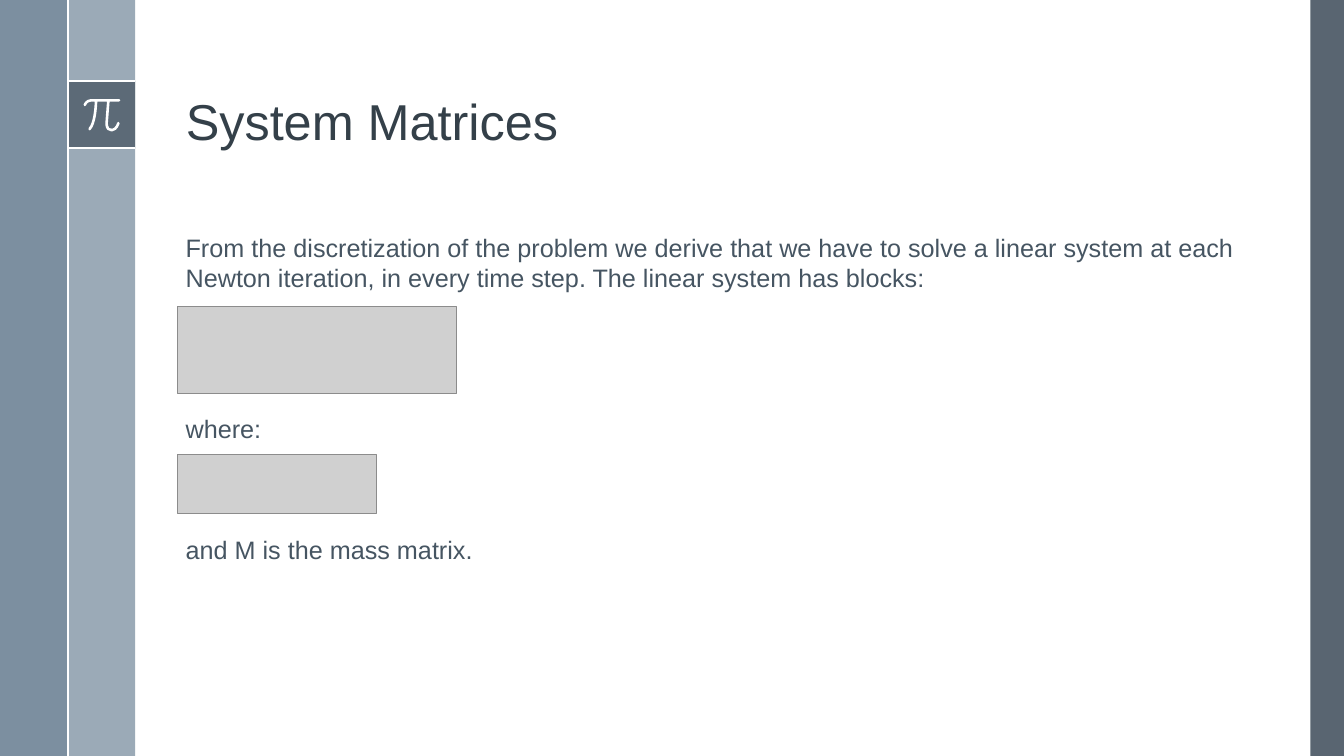
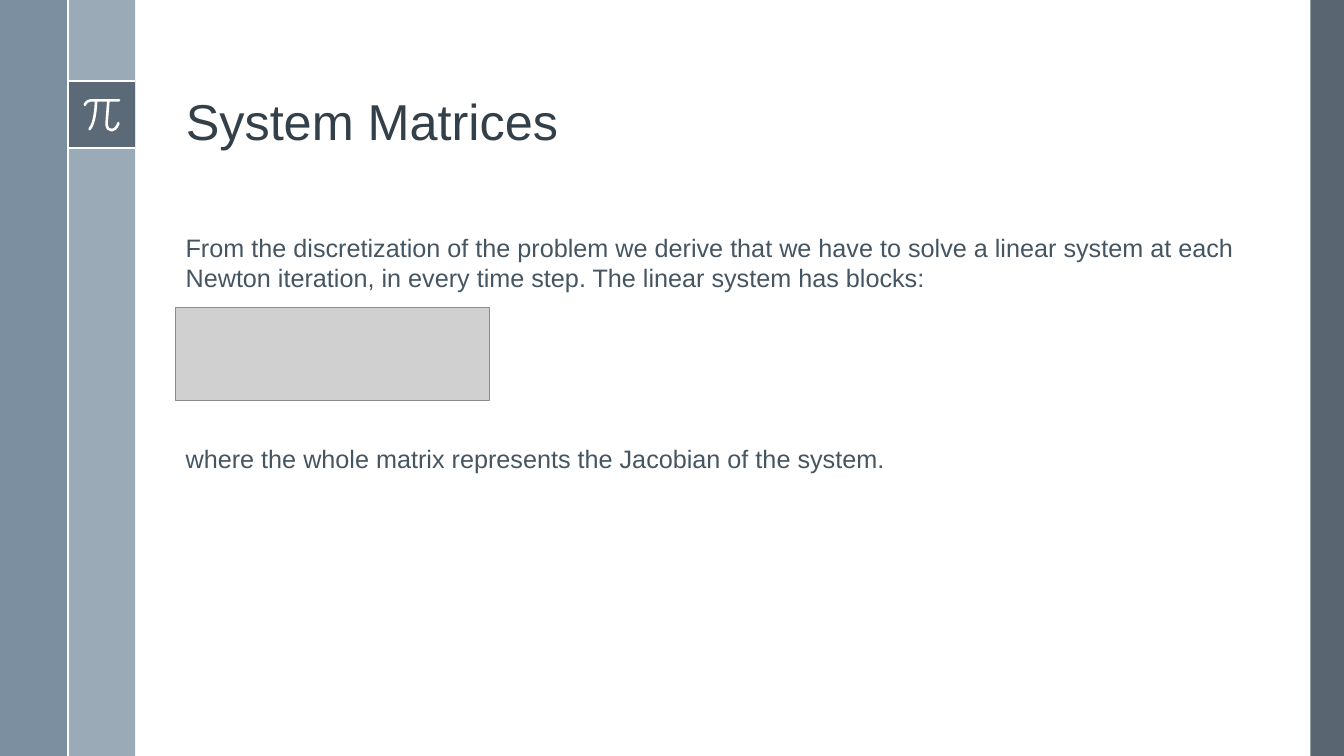
Before and after one commit to simone-fdr/navier-stokes, a slide deck: slide 10 of Presentatione_NMPDE_Navier_Stokes_temp.pptx. Drawn at 1344x756 pixels with LibreOffice and Linux fonts; fonts in the diff are those of the drawing; grey boxes stand for pictures. Boxes give left, top, right and bottom in pixels: in the first picture for what was removed or moved away, otherwise in the second. Text is boxed around its words. In the diff, an @@ line names an element or a change of style, - is before the commit and + after.

Commit message:
update presentation

```diff
--- a/Presentatione_NMPDE_Navier_Stokes_temp.pptx
+++ b/Presentatione_NMPDE_Navier_Stokes_temp.pptx
@@ picture: place and size @@
-picture at (177, 307, 457, 394)
+picture at (175, 308, 489, 400)
@@ text at (186, 449, 885, 474): text changed @@
-where:
-and M is the mass matrix.
+where the whole matrix represents the Jacobian of the system.
@@ picture removed at (177, 455, 376, 514) @@
```
Also in this commit, not shown: 9 other slides changed, 4 slides added.
